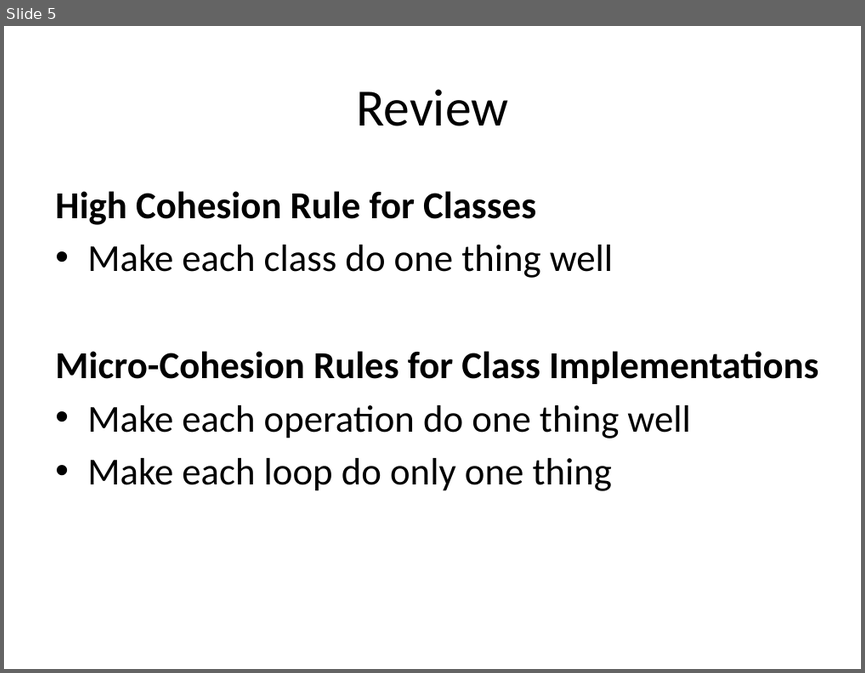
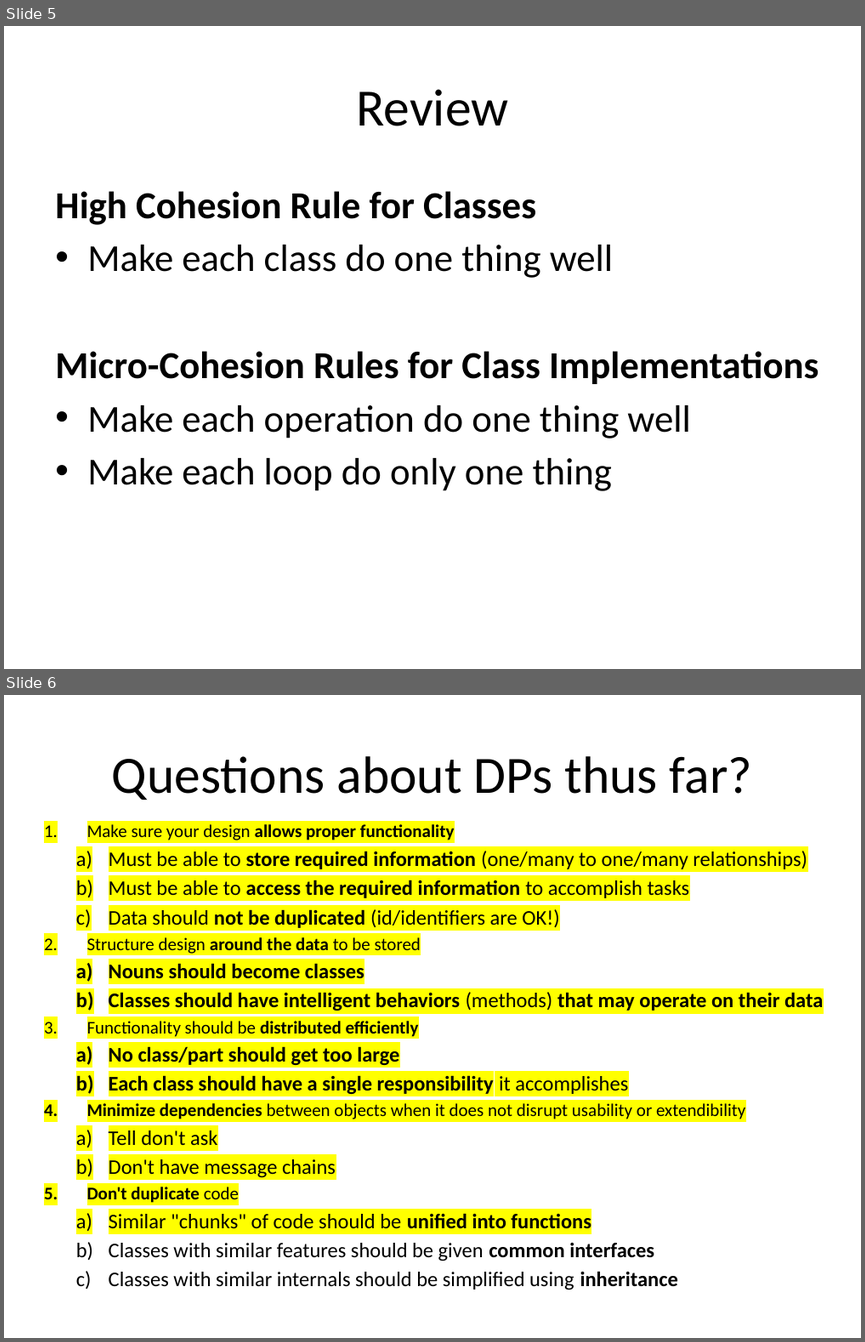
Before and after one commit to RHIT-CSSE/csse220, a slide deck: ClassMaterials/IntroToUnitTesting/Slides/Part1-DP-Review.pptx. Shown one above the other, each under a label of ours: slide 5 before the commit, slides 5 and 6 after it. The pictures are 865x673 and 865x1342 pixels, drawn with LibreOffice and Linux fonts; fonts in the diff are those of the drawing. Boxes give left, top, right and bottom in pixels: in the first picture for what was removed or moved away, otherwise in the second. Text is boxed around its words. In the diff, an @@ line names an element or a change of style, - is before the commit and + after.

```diff
--- a/ClassMaterials/IntroToUnitTesting/Slides/Part1-DP-Review.pptx
+++ b/ClassMaterials/IntroToUnitTesting/Slides/Part1-DP-Review.pptx
@@ slide 6 added at (4, 695, 861, 1338), background #FFFFFF @@
@@ title added at (112, 756, 752, 800), 44 pt, text #000000 @@
+Questions about DPs thus far?
@@ text added at (87, 824, 823, 1290), 17.5 pt, text #000000 @@
+1. Make sure your design allows proper functionality
+  a) Must be able to store required information (one/many to one/many relationships)
+  b) Must be able to access the required information to accomplish tasks
+  c) Data should not be duplicated (id/identifiers are OK!)
+2. Structure design around the data to be stored
+  a) Nouns should become classes
+  b) Classes should have intelligent behaviors (methods) that may operate on their data
+3. Functionality should be distributed efficiently
+  a) No class/part should get too large
+  b) Each class should have a single responsibility it accomplishes
+4. Minimize dependencies between objects when it does not disrupt usability or extendibility
+  a) Tell don't ask
+  b) Don't have message chains
+5. Don't duplicate code
+  a) Similar "chunks" of code should be unified into functions
+  b) Classes with similar features should be given common interfaces
+  c) Classes with similar internals should be simplified using inheritance
```
Also in this commit, not shown: 1 other slide added, 16 other files.
